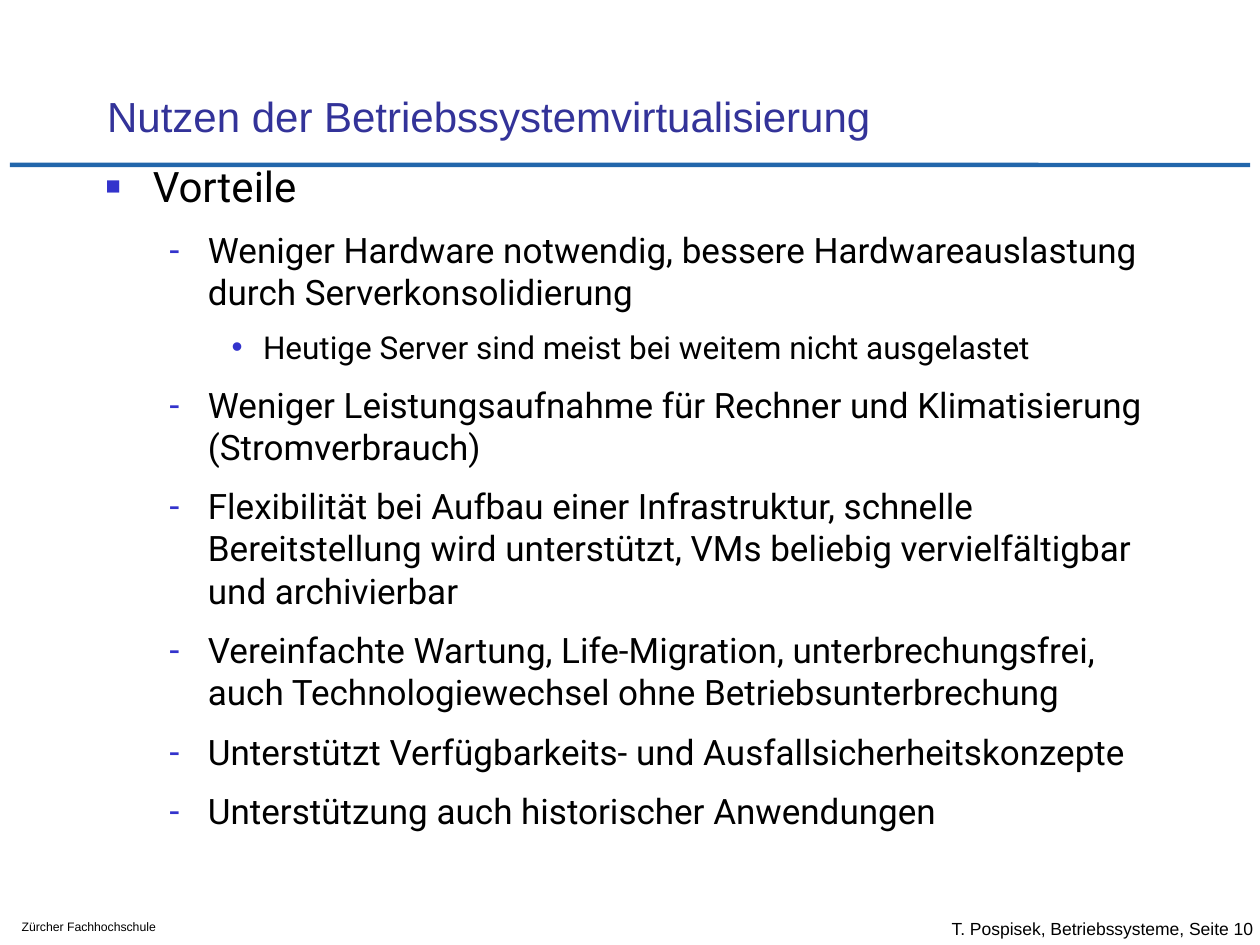
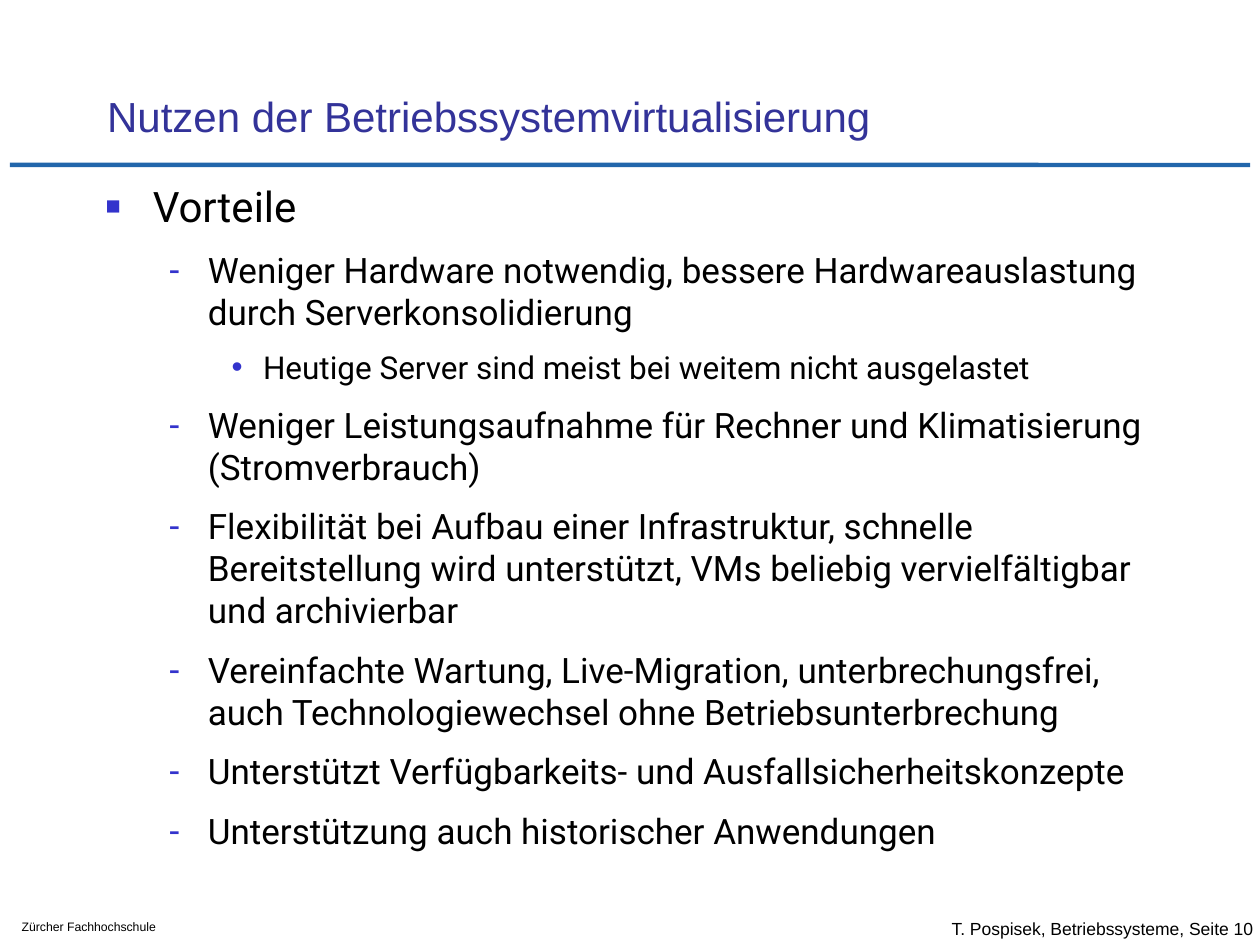
Before and after one commit to tpo/betriebssysteme, a slide deck: slide 10 of 13_Betriebssystemvirtualisierung.odp. Drawn at 1260x945 pixels with LibreOffice and Linux fonts; fonts in the diff are those of the drawing; background and template pictures are left out. Boxes give left, top, right and bottom in pixels: in the first picture for what was removed or moved away, otherwise in the second. Text is boxed around its words. In the diff, an @@ line names an element or a change of style, - is before the commit and + after.

```diff
--- a/13_Betriebssystemvirtualisierung.odp
+++ b/13_Betriebssystemvirtualisierung.odp
@@ text "Vorteile": place and size @@
-text "Vorteile" at [153, 163, 1141, 773]
+text "Vorteile" at [153, 190, 1141, 792]
@@ text at [208, 656, 1100, 733]: text changed @@
-  – Vereinfachte Wartung, Life-Migration, unterbrechungsfrei, auch Technologiewechsel ohne Betriebsunterbrechung
+  – Vereinfachte Wartung, Live-Migration, unterbrechungsfrei, auch Technologiewechsel ohne Betriebsunterbrechung
```
Also in this commit, not shown: 9 other slides changed, 3 other files.
